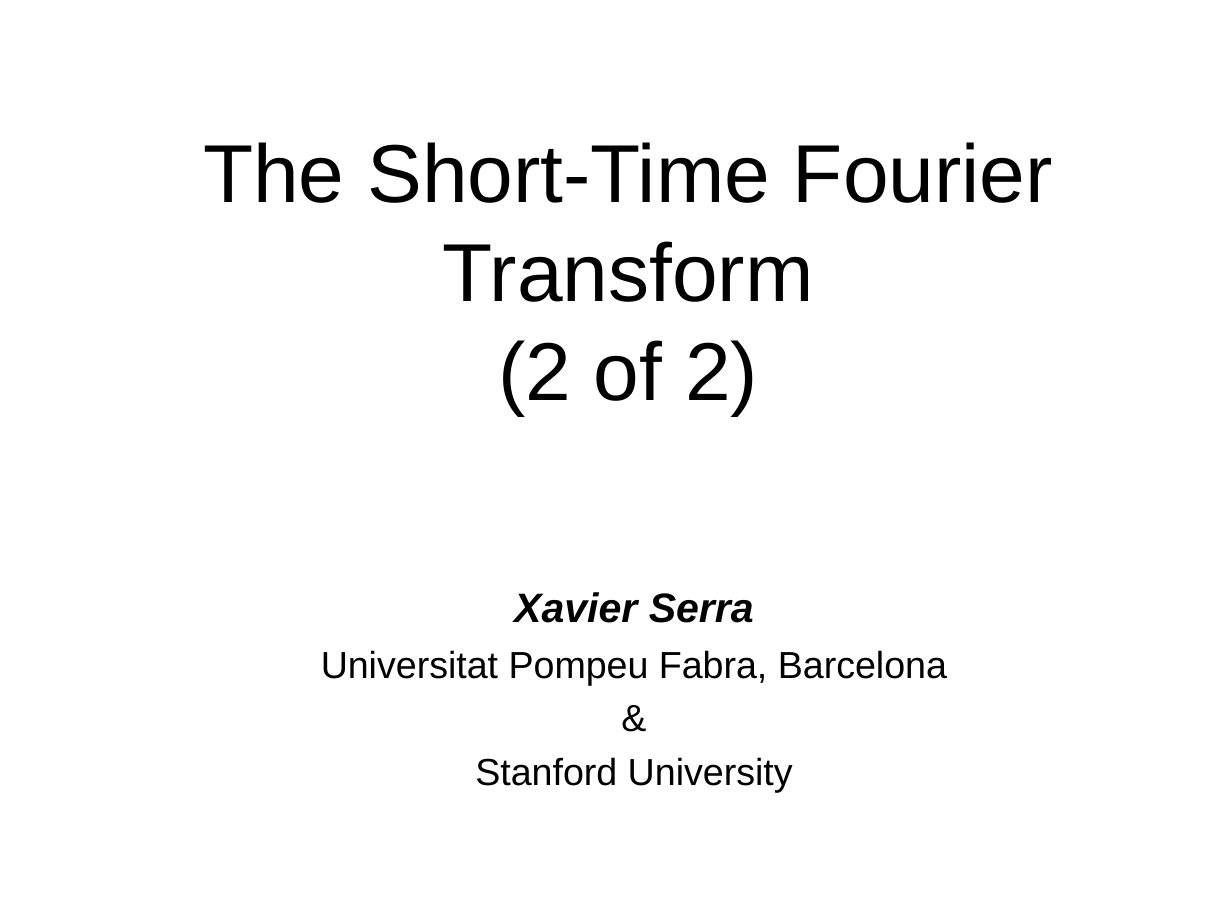
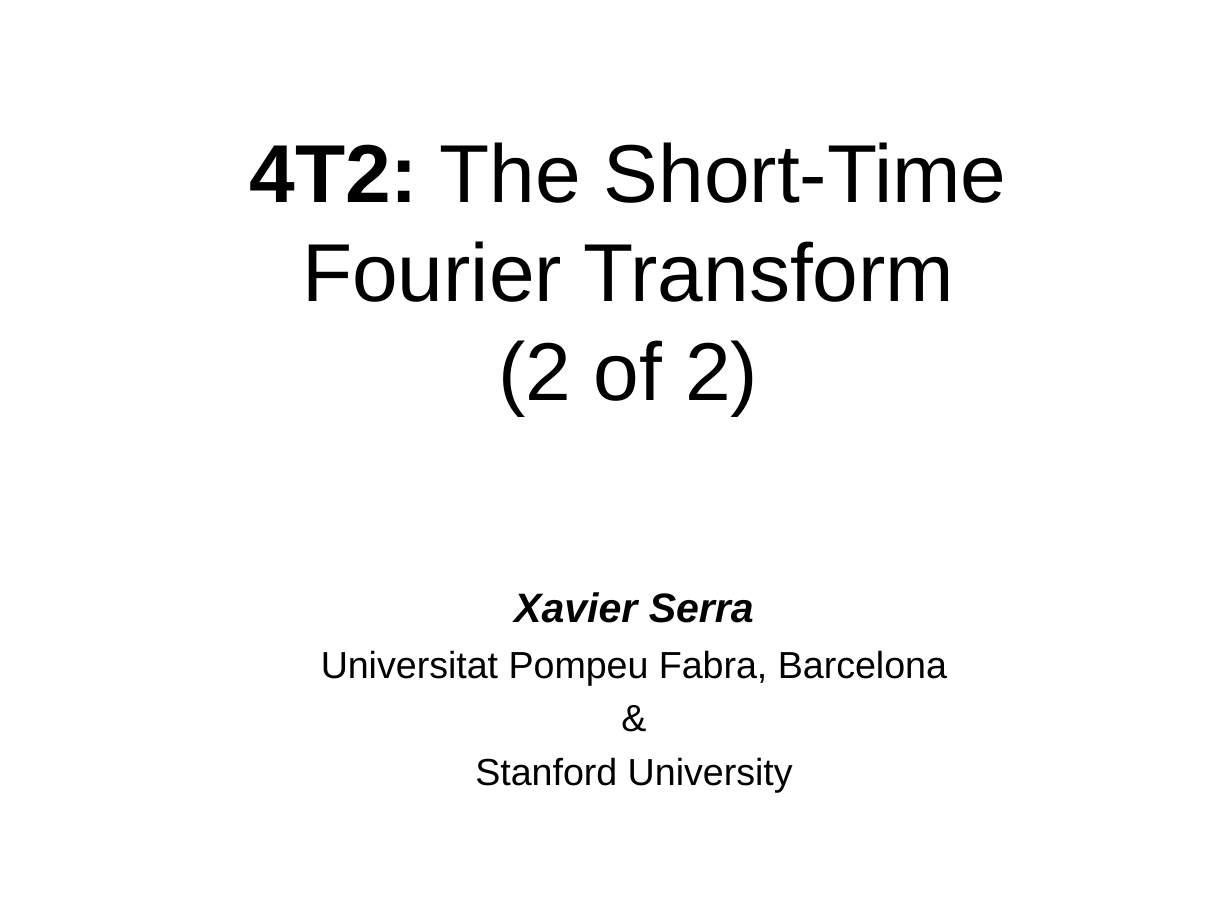
Before and after one commit to MTG/sms-tools, a slide deck: slide 1 of lectures/4-STFT/4T2-STFT-2.odp. Drawn at 1232x924 pixels with LibreOffice and Linux fonts; fonts in the diff are those of the drawing. Boxes give left, top, right and bottom in pixels: in the first picture for what was removed or moved away, otherwise in the second. Text is boxed around its words. In the diff, an @@ line names an element or a change of style, - is before the commit and + after.

```diff
--- a/lectures/4-STFT/4T2-STFT-2.odp
+++ b/lectures/4-STFT/4T2-STFT-2.odp
@@ title at [250,142,1007,415]: text changed @@
-The Short-Time Fourier Transform
-(2 of 2)
+4T2: The Short-Time Fourier Transform
+(2 of 2)
```
Also in this commit, not shown: 3 other slides changed, 9 other files.
